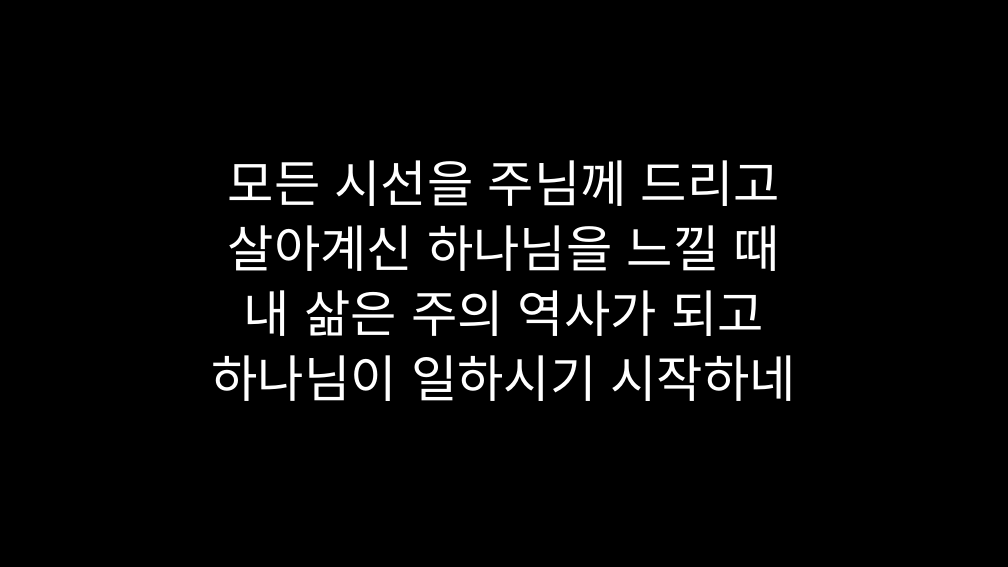
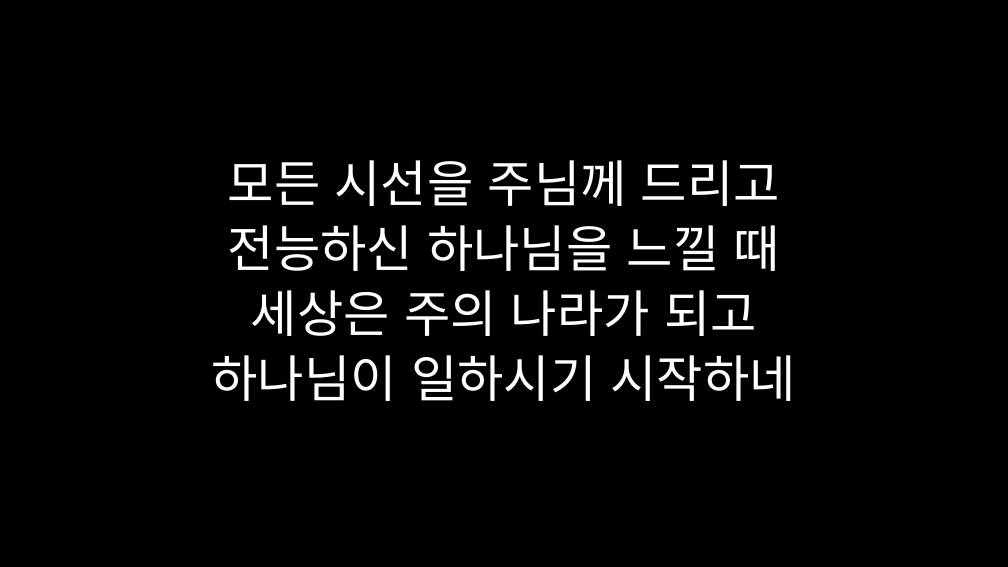
Before and after one commit to holylance/godspellSub, a slide deck: slide 4 of 시선.ppt. Drawn at 1008x567 pixels with LibreOffice and Linux fonts; fonts in the diff are those of the drawing. Boxes give left, top, right and bottom in pixels: in the first picture for what was removed or moved away, otherwise in the second. Text is boxed around its words. In the diff, an @@ line names an element or a change of style, - is before the commit and + after.

```diff
--- a/시선.ppt
+++ b/시선.ppt
@@ text at [228,225,780,336]: text changed @@
-살아계신 하나님을 느낄 때
-내 삶은 주의 역사가 되고
+전능하신 하나님을 느낄 때
+세상은 주의 나라가 되고
```
Also in this commit, not shown: 1 slide added, 2 other files.
